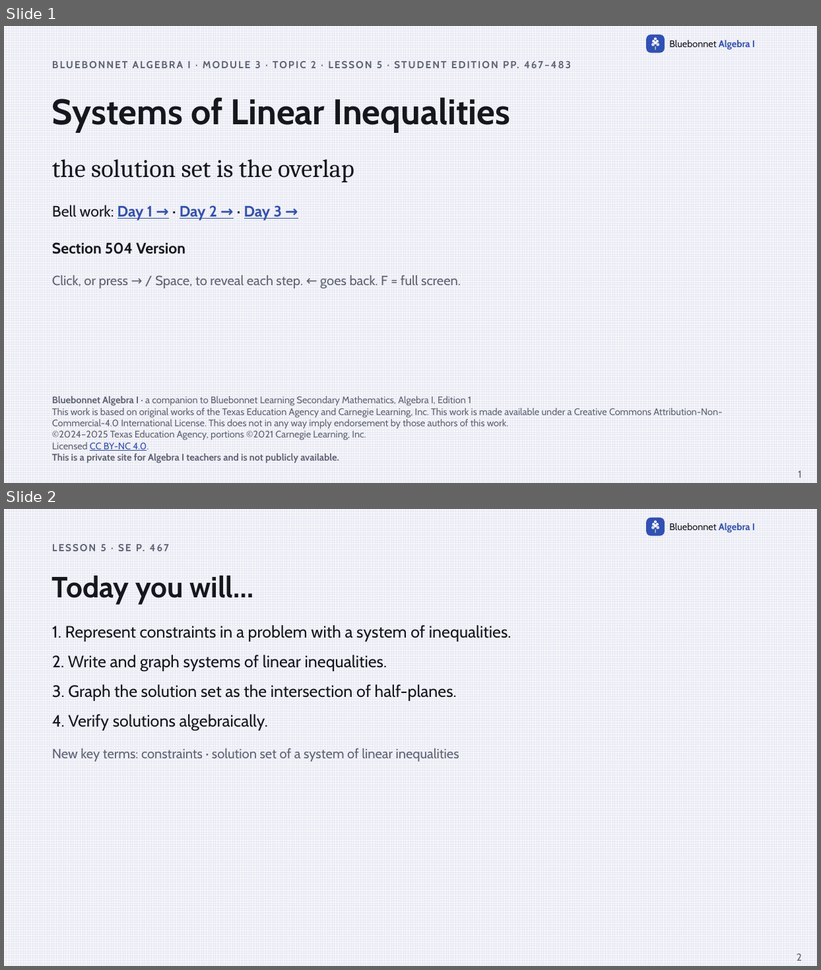
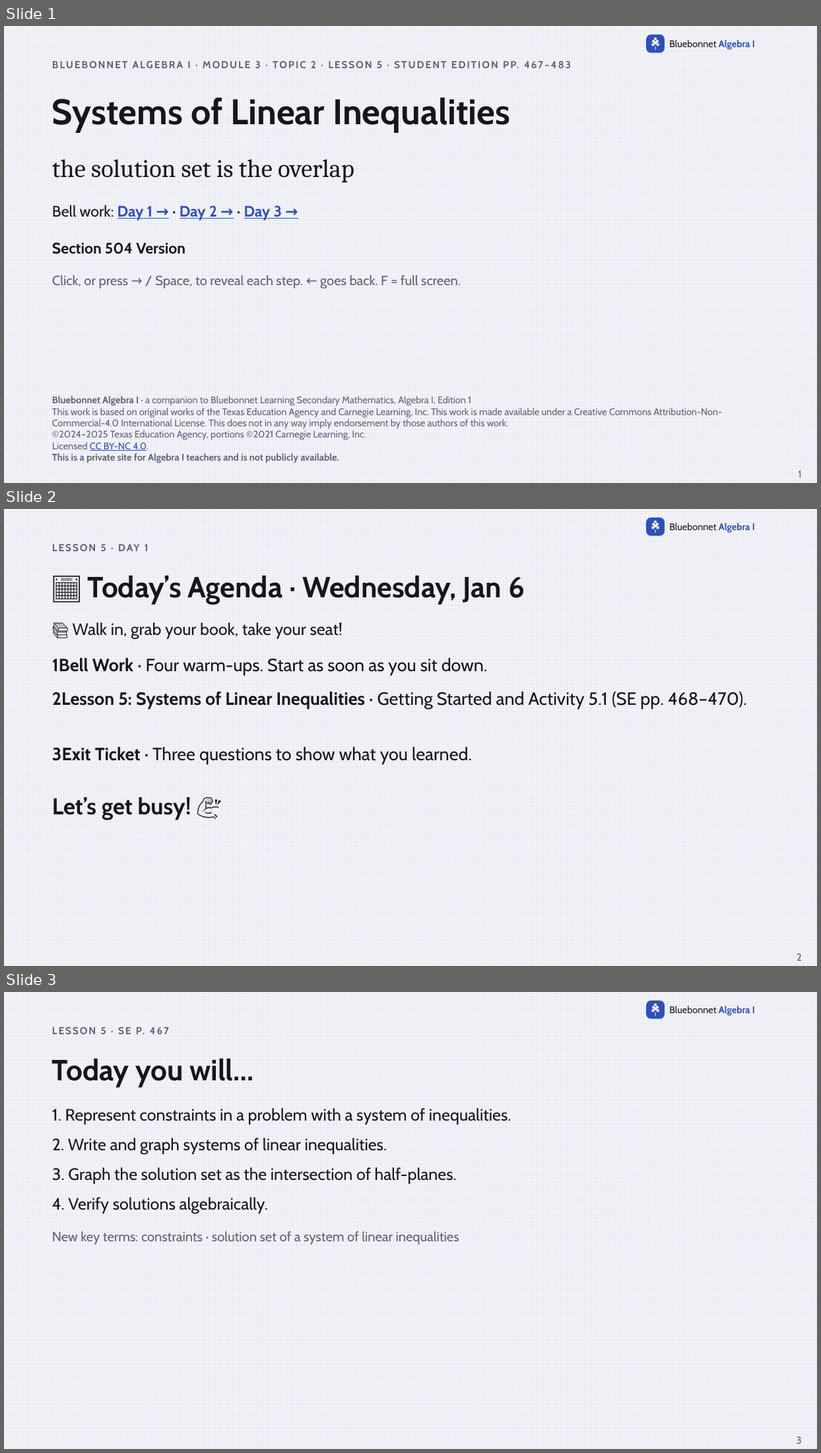
Before and after one commit to Apolloat2022/Algebra1M2U1L4, a slide deck: Section 504/m3t2-lesson5-systems-of-inequalities-504.pptx. Shown one above the other, each under a label of ours: slides 1 and 2 before the commit, slides 1, 2 and 3 after it. The pictures are 821x970 and 821x1453 pixels, drawn with LibreOffice and Linux fonts; fonts in the diff are those of the drawing. Boxes give left, top, right and bottom in pixels: in the first picture for what was removed or moved away, otherwise in the second. Text is boxed around its words. In the diff, an @@ line names an element or a change of style, - is before the commit and + after.

```diff
--- a/Section 504/m3t2-lesson5-systems-of-inequalities-504.pptx
+++ b/Section 504/m3t2-lesson5-systems-of-inequalities-504.pptx
@@ slide 2 added at (4,509,817,966), background pattern #E6E8F2 on #F7F7FB; not listed: 9 template elements that a slide beside it also shows @@
@@ text added at (101,544,149,551), 12 pt, text #5F6272, bold @@
+LESSON 5 · DAY 1
@@ text added at (88,575,525,605), 34.5 pt, text #16171D, bold @@
+📅 Today’s Agenda · Wednesday, Jan 6
@@ text added at (73,623,343,638), 19.5 pt, text #16171D @@
+📚 Walk in, grab your book, take your seat!
@@ text added at (52,657,488,675), 21 pt, text #16171D @@
+1Bell Work · Four warm-ups. Start as soon as you sit down.
@@ text added at (52,691,747,709), 21 pt, text #16171D @@
+2Lesson 5: Systems of Linear Inequalities · Getting Started and Activity 5.1 (SE pp. 468–470).
@@ text added at (52,747,472,764), 21 pt, text #16171D @@
+3Exit Ticket · Three questions to show what you learned.
@@ text added at (52,797,191,820), 27 pt, text #16171D, bold @@
+Let’s get busy! 💪
@@ page number added at (797,954,802,961), 12 pt, text #5F6272 @@
+2
@@ what was slide 2 is now slide 3 @@
@@ page number at (796,1437,801,1444): text changed @@
-2
+3
```
Also in this commit, not shown: 2 other slides added, 35 other files.
